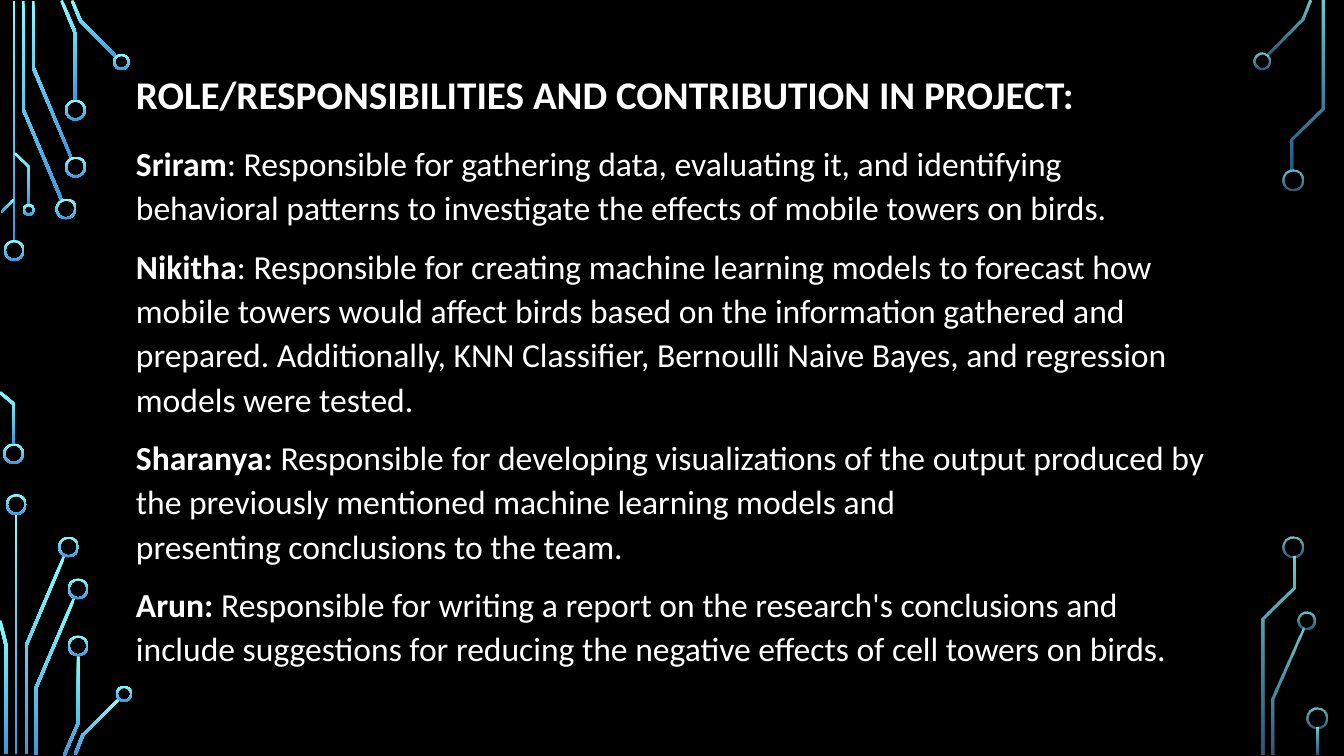
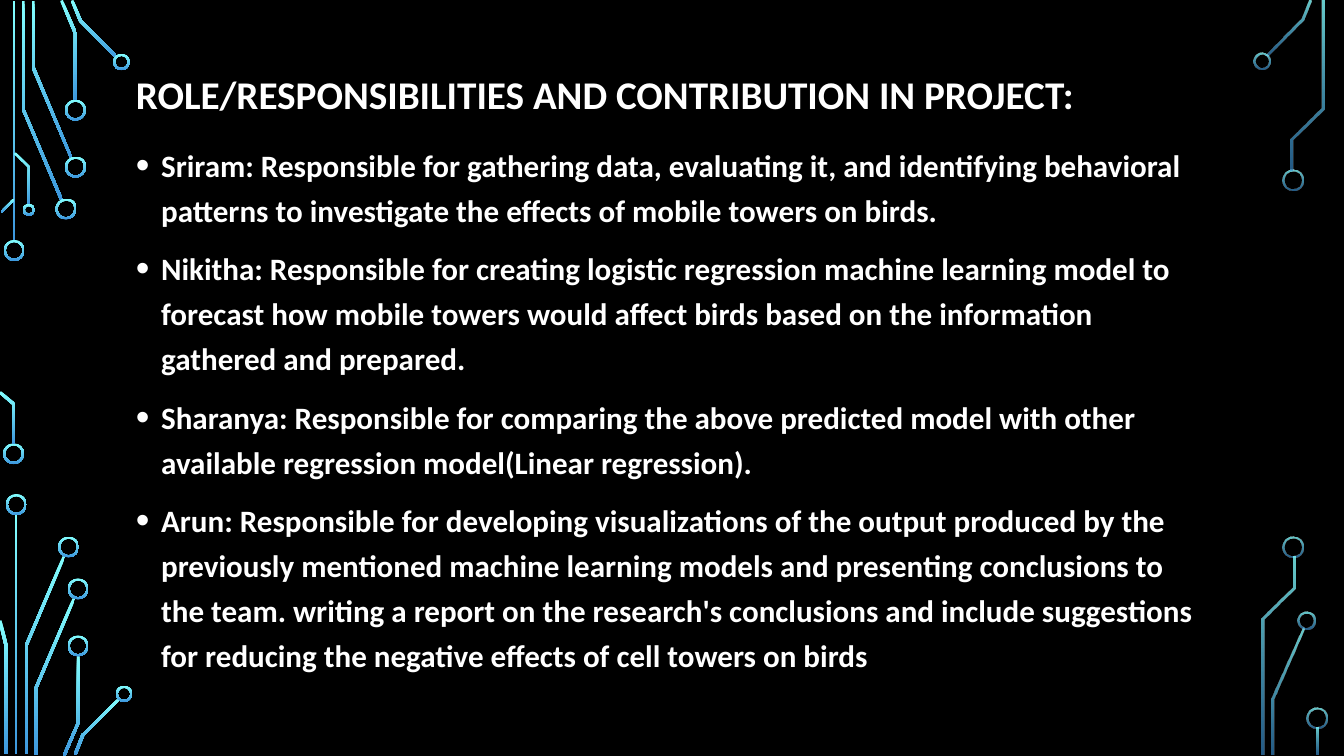
Before and after one commit to BukkaNikitha/Impact-of-Mobile-Towers-on-Birds, a slide deck: slide 3 of Final PPT.pptx. Drawn at 1344x756 pixels with LibreOffice and Linux fonts; fonts in the diff are those of the drawing; background and template pictures are left out. Boxes give left, top, right and bottom in pixels: in the first picture for what was removed or moved away, otherwise in the second. Text is boxed around its words. In the diff, an @@ line names an element or a change of style, - is before the commit and + after.

Commit message:
Final ppt

```diff
--- a/Final PPT.pptx
+++ b/Final PPT.pptx
@@ text at (x1=161, y1=155, x2=1180, y2=228): size 24 to 22.2 pt, bold on in "Sriram: Responsible for gathering data, evaluating it, ..."; bullet none to •; line spacing 1.1 to 1.2 @@
@@ text at (x1=161, y1=258, x2=1192, y2=673): text changed; size 24 to 22.2 pt; bold on @@
-Nikitha: Responsible for creating machine learning models to forecast how mobile towers would affect birds based on the information gathered and prepared. Additionally, KNN Classifier, Bernoulli Naive Bayes, and regression models were tested.
-Sharanya: Responsible for developing visualizations of the output produced by the previously mentioned machine learning models and presenting conclusions to the team.
-Arun: Responsible for writing a report on the research's conclusions and include suggestions for reducing the negative effects of cell towers on birds.
+• Nikitha: Responsible for creating logistic regression machine learning model to forecast how mobile towers would affect birds based on the information gathered and prepared.
+• Sharanya: Responsible for comparing the above predicted model with other available regression model(Linear regression).
+• Arun: Responsible for developing visualizations of the output produced by the previously mentioned machine learning models and presenting conclusions to the team. writing a report on the research's conclusions and include suggestions for reducing the negative effects of cell towers on birds
```
Also in this commit, not shown: 3 other slides changed, 2 slides added.
